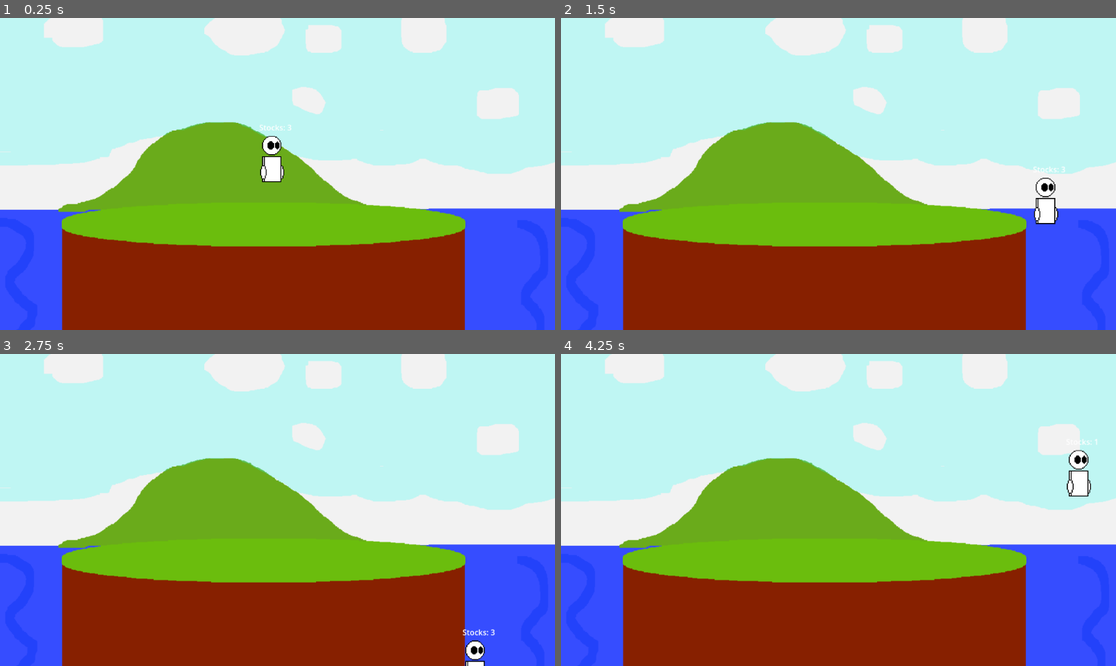
Above: before the commit, frames 1-4 (two rows, left to right).
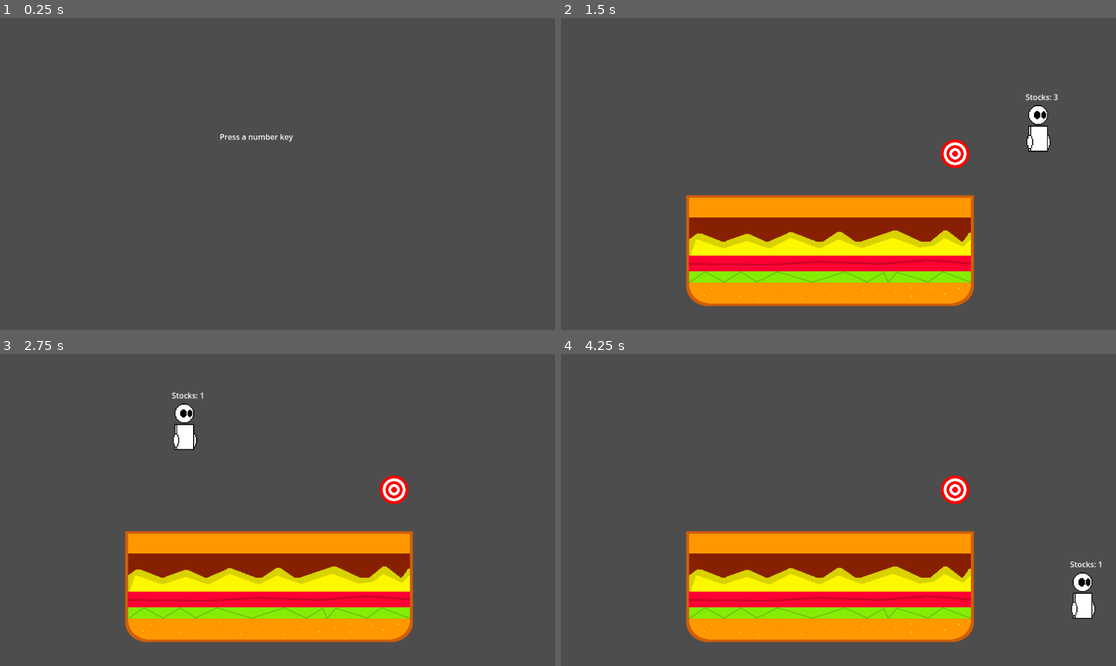
Above: after the commit, the same moments.

Repository: Iteration-Take-3/Godot-Project-Spring2025
Game: Godot game, scene res://scenes/debug_stages.tscn
Same seed, same stepped clock (60 frames per second), same inputs: the game is played once before the commit and once after it. Before the commit the project starts from res://scenes/stages/bob.tscn.
Inputs (mouse positions are in pixels of both pictures, inside the frame that each line leads up to):
- Up to frame 1 (0.25 s): no input
- Up to frame 2 (1.5 s): tap A (Left) at 0.5 s; move the mouse to (960, 158) at 0.52 s; hold 0 0.53-1.28 s; hold D (Right) from 0.53 s (still down); tap W (Jump) at 0.77 s; tap 1 at 0.8, 1.35 s; move the mouse to (727, 189) at 1.27 s
- Up to frame 3 (2.75 s): tap W (Jump) at 1.52 s; tap 2 at 1.55 s; move the mouse to (333, 441) at 2.02 s; release D (Right) at 2.03 s; hold A (Left) from 2.03 s (still down); hold 2 from 2.03 s (still down); tap 0 at 2.3 s
- Up to frame 4 (4.25 s): move the mouse to (810, 572) at 2.77 s; release A (Left) at 2.78 s; release 2 at 2.78 s; hold D (Right) from 2.78 s (still down); tap L (Attack) at 2.85 s; tap W (Jump) at 3.02, 3.77 s; tap 1 at 3.05 s; move the mouse to (1005, 556) at 3.52 s; hold 0 from 3.53 s (still down); tap 2 at 3.8 s

The runs differ from the first frame. In frame 1, 100% of the frame differs, in the area x 0-100%, y 0-100%; in frame 2, 100%; in frame 3, 100%; in frame 4, 100%.

Commit message:
Debug stage select

Diff:
--- a/spring-game-project-2025/objects/scripts/fighters/player.gd
+++ b/spring-game-project-2025/objects/scripts/fighters/player.gd
@@ -16,6 +16,8 @@
 
 
 func _physics_process(delta: float) -> void:
+	if stocks < 1:
+		get_tree().change_scene_to_file("res://scenes/debug_stages.tscn");
 
 	if atk_timer > 0:
 		attack_handler();
@@ -49,8 +51,6 @@
 	if Input.is_action_just_released("Jump") && velocity.y <= 0:
 		velocity.y -= velocity.y/2
 
-	if stocks < 1:
-		get_tree().quit()
 
 	if Input.is_action_just_pressed("Down") && not is_on_floor():
 		onledge = false;
--- a/spring-game-project-2025/project.godot
+++ b/spring-game-project-2025/project.godot
@@ -11,7 +11,7 @@
 [application]
 
 config/name="Crossover Clash"
-run/main_scene="uid://u51vrqo0jts4"
+run/main_scene="uid://beymlo6g43khw"
 config/features=PackedStringArray("4.4", "Mobile")
 config/icon="res://icon.svg"
 <<<<<<<Updatedupstreamrun/main_scene="uid://ccehww8gd1e5r"
--- /dev/null
+++ b/spring-game-project-2025/scenes/debug_stages.tscn
@@ -0,0 +1,13 @@
+[gd_scene load_steps=2 format=3 uid="uid://beymlo6g43khw"]
+
+[ext_resource type="Script" uid="uid://c07fakji3qsa7" path="res://scenes/scripts/debug_stages.gd" id="1_1f4ov"]
+
+[node name="DebugStages" type="Node2D"]
+script = ExtResource("1_1f4ov")
+
+[node name="Label" type="Label" parent="."]
+offset_left = 456.0
+offset_top = 235.0
+offset_right = 608.0
+offset_bottom = 258.0
+text = "Press a number key"
--- /dev/null
+++ b/spring-game-project-2025/scenes/scripts/debug_stages.gd
@@ -0,0 +1,9 @@
+extends Node2D
+
+func _process(delta: float) -> void:
+	if Input.is_key_pressed(KEY_0):
+		get_tree().change_scene_to_file("res://scenes/stages/test.tscn");
+	if Input.is_key_pressed(KEY_1):
+		get_tree().change_scene_to_file("res://scenes/stages/CaseOh.tscn");
+	if Input.is_key_pressed(KEY_2):
+		get_tree().change_scene_to_file("res://scenes/stages/bob.tscn");
Renamed: spring-game-project-2025/scenes/stages/camera_2d.gd -> spring-game-project-2025/objects/scripts/camera_2d.gd
Renamed: spring-game-project-2025/scenes/stages/camera_2d.gd.uid -> spring-game-project-2025/objects/scripts/camera_2d.gd.uid
Not shown, added: spring-game-project-2025/scenes/scripts/debug_stages.gd.uid
